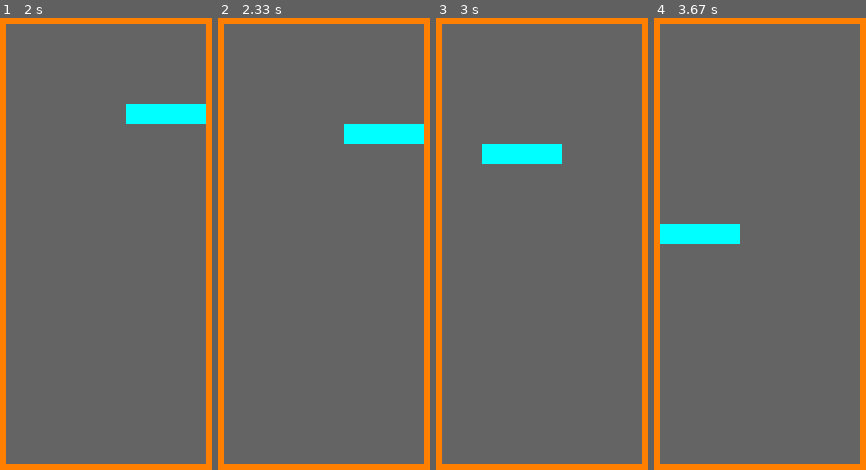
Above: before the commit, frames 1-4 (left to right).
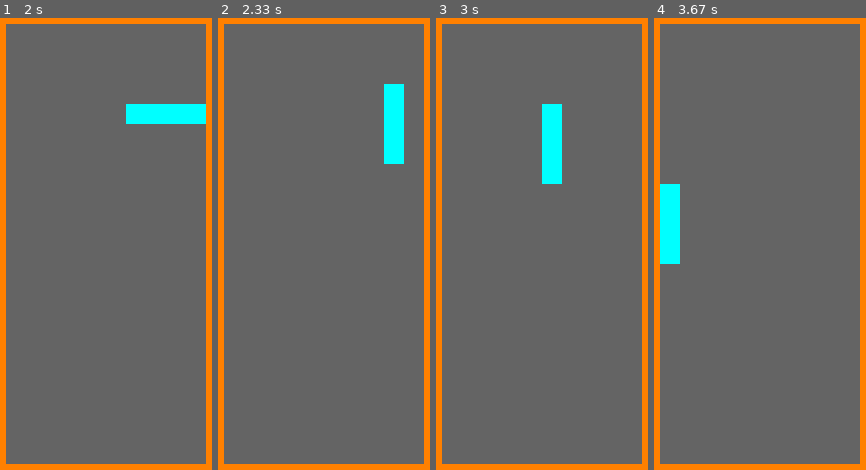
Above: after the commit, the same moments.

Repository: roscale/tetris-pygame
Game: pygame game, started from tetris-pygame.py
Two runs of this game, one before a commit and one after it. Both use one fixed random seed, a clock stepped at 60 frames per second and the inputs below.
Inputs:
- Up to frame 1 (2 s): hold Z 0.33-0.8 s; hold Right 0.33-0.8 s; tap S at 0.83 s; hold Up from 1.67 s (still down)
- Up to frame 2 (2.33 s): release Up at 2.13 s; hold Right from 2.17 s (still down)
- Up to frame 3 (3 s): release Right at 2.63 s; hold Left from 2.67 s (still down)
- Up to frame 4 (3.67 s): release Left at 3.2 s; hold Down 3.23-3.53 s; hold Left from 3.57 s (still down); tap Z at 3.63 s

Frame 1 is identical in both runs. In frame 2, 2.5% of the frame differs, in the area x 59-98%, y 14-33%; in frame 3, 2.5%; in frame 4, 2.5%.

Commit message:
Base du jeu, collisions, rotation, ligne complète

Diff:
--- a/tetris-pygame.py
+++ b/tetris-pygame.py
@@ -1,8 +1,8 @@
 import pygame, sys, random
+from pygame.locals import *
 import copy
-from pygame.locals import *
-
-class Point():
+
+class Point:
     def __init__(self, tup):
         self.x = tup[0]
         self.y = tup[1]
@@ -11,7 +11,7 @@
     def __eq__(self, other):
         return self.x == other.x and self.y == other.y
 
-class Block():
+class Block:
     def __init__(self, type_block, couleur):
         self.type_block = type_block
         self.couleur = couleur
@@ -22,47 +22,109 @@
         self.longueur = x
         self.largeur = y
 
+    def efface_lignes_completes(self):
+        collone = 1
+        ligne = self.largeur - 2
+
+        while ligne >= 1:
+            ### Vérifie si la ligne est complète
+            complete = True
+            for collone in range(1, self.longueur - 1):
+                #print(self.matrice[collone][ligne].type_block)
+                if self.matrice[collone][ligne].type_block != "obstacle":
+                    complete = False
+                    #print("({}, {})".format(ligne, collone))
+
+            if complete is True:
+                print("({}, {})".format(ligne, collone))
+                for ligne_c in range(ligne, 1, -1):
+                    for collone_c in range(1, self.longueur - 1):
+                        print(self.matrice[collone_c][ligne_c].type_block)
+                        self.matrice[collone_c][ligne_c] = self.matrice[collone_c][ligne_c - 1]
+            else:
+                ligne -= 1
+            #print("\n")
 
 class Piece:
-    direction2pos = {"down" : (0, +1), "left" : (-1, 0), "right" : (+1, 0)}
+    directions = {"down":(0, +1), "left":(-1, 0), "right":(+1, 0), "meme":(0, 0)}
 
     def __init__(self):
         copyP = copy.deepcopy(PIECES)
         piece_choisi = random.choice(copyP)
 
+        self.rotation = 0
+        self.rotation_actuelle = 0
         self.couleur = piece_choisi[0]
-        self.centre = piece_choisi[1]
-        self.liste_blocks = piece_choisi[2:]
+
+        self.liste_blocks = []
+        for i in range(1, 14, 4):
+            self.liste_blocks.append(piece_choisi[i:i+4])
         #print(PIECES[0])
 
 
-    def verif_pos(self, direction):
-        direction = Point(Piece.direction2pos[direction])
+    def verif_pos(self, direction="meme", rotation=None):
+        direction = Point(Piece.directions[direction])
+
+        if rotation is None:
+            rotation = self.rotation_actuelle
+
         ### Vérifie et modifie les coordonés ###
         verif = True
-        for block in self.liste_blocks:
-            if grille.matrice[block.x + direction.x][block.y + direction.y].type_block == "block" and Point((block.x + direction.x, block.y + direction.y)) not in self.liste_blocks:
+        for block in self.liste_blocks[rotation]:
+            # try:
+            # print(grille.matrice[block.x + direction.x][block.y + direction.y].type_block)
+            if grille.matrice[block.x + direction.x][block.y + direction.y].type_block == "obstacle":
+                # print("DA")
                 verif = False
                 break
+        # except:
+            # verif = False
+            # break
         return verif
 
-    def actualise_pos(self, direction):
-        direction = Point(Piece.direction2pos[direction])
+    def actualise_pos(self, direction="meme", rotation=None):
+        direction = Point(Piece.directions[direction])
+
+        if rotation is None:
+            rotation = self.rotation_actuelle
+
         ### Efface ###
-        for block in self.liste_blocks:
+        #print(self.liste_blocks[0])
+        for block in self.liste_blocks[self.rotation_actuelle]:
             grille.matrice[block.x][block.y] = ESPACE
-            print("EFFACE")
-
+            #print("EFFACE")
+
+        c = 0
         ### Actualise les valeurs ###
-        for block_pos in range(len(self.liste_blocks)):
-            self.liste_blocks[block_pos].x += direction.x
-            self.liste_blocks[block_pos].y += direction.y
-            print("ACTUALISE VALEURS")
+        for rot in range(len(self.liste_blocks)):
+            for block_pos in range(len(self.liste_blocks[rot])):
+                self.liste_blocks[rot][block_pos].x += direction.x
+                self.liste_blocks[rot][block_pos].y += direction.y
+                #print("ACTUALISE VALEURS")
+                c += 1
+                # print("len rot {}".format(len(self.liste_blocks)))
+                # print("({}, {})".format(self.liste_blocks[rot][block_pos].x, self.liste_blocks[rot][block_pos].y))
+        print(c)
 
         ### Actualise la grille ###
-        for block in self.liste_blocks:
-            print("ACTUALISE GRILLE")
+        for block in self.liste_blocks[rotation]:
+            #print("ACTUALISE GRILLE")
             grille.matrice[block.x][block.y] = Block("block", self.couleur)
+
+        self.rotation_actuelle = rotation
+
+    def tourner(self):
+        ### Faire le cycle des rotations
+        self.rotation += 1
+        if self.rotation > 3:
+            self.rotation = 0
+
+        if self.verif_pos(rotation=self.rotation) is True:
+            self.actualise_pos(rotation=self.rotation)
+        else:
+            ### Revenir à la rotation précédente
+            self.rotation -= 1
+
 
 
 
@@ -126,7 +188,7 @@
 ROUGE = (255, 0, 0)
 
 ESPACE = Block("espace", BG)
-MUR = Block("block", ORANGE)
+MUR = Block("obstacle", ORANGE)
 
 # BLOCK_CYAN = ["block", CYAN]
 # BLOCK_BLEU = ["block", BLEU ]
@@ -138,13 +200,41 @@
 
 # BLOCKS = [BLOCK_CYAN, BLOCK_BLEU, BLOCK_ORANGE, BLOCK_JAUNE, BLOCK_LIME, BLOCK_MAUVE, BLOCK_ROUGE]
 
-PIECE_I = [CYAN, Point((0, 0)), Point((4, 1)), Point((5, 1)), Point((6, 1)), Point((7, 1))]
-PIECE_J = [BLEU, Point((0, 0)), Point((4, 1)), Point((4, 2)), Point((5, 2)), Point((6, 2))]
-PIECE_L = [ORANGE, Point((0, 0)), Point((6, 1)), Point((4, 2)), Point((5, 2)), Point((6, 2))]
-PIECE_O = [JAUNE, Point((0, 0)), Point((5, 1)), Point((6, 1)), Point((5, 2)), Point((6, 2))]
-PIECE_S = [LIME, Point((0, 0)), Point((5, 1)), Point((6, 1)), Point((4, 2)), Point((5, 2))]
-PIECE_T = [MAUVE, Point((0, 0)), Point((5, 1)), Point((4, 2)), Point((5, 2)), Point((6, 2))]
-PIECE_Z = [ROUGE, Point((0, 0)), Point((4, 1)), Point((5, 1)), Point((5, 2)), Point((6, 2))]
+PIECE_I = [CYAN, Point((4, 1)), Point((5, 1)), Point((6, 1)), Point((7, 1)),
+                 Point((5, -1)), Point((5, 0)), Point((5, 1)), Point((5, 2)),
+                 Point((4, 1)), Point((5, 1)), Point((6, 1)), Point((7, 1)),
+                 Point((5, -1)), Point((5, 0)), Point((5, 1)), Point((5, 2))]
+
+PIECE_J = [BLEU, Point((4, 1)), Point((4, 2)), Point((5, 2)), Point((6, 2)),
+                 Point((5, 1)), Point((6, 1)), Point((5, 2)), Point((5, 3)),
+                 Point((4, 2)), Point((5, 2)), Point((6, 2)), Point((6, 3)),
+                 Point((5, 1)), Point((5, 2)), Point((4, 3)), Point((5, 3))]
+
+PIECE_L = [ORANGE, Point((6, 1)), Point((4, 2)), Point((5, 2)), Point((6, 2)),
+                   Point((5, 1)), Point((5, 2)), Point((5, 3)), Point((6, 3)),
+                   Point((4, 2)), Point((5, 2)), Point((6, 2)), Point((4, 3)),
+                   Point((4, 1)), Point((5, 1)), Point((5, 2)), Point((5, 3))]
+
+PIECE_O = [JAUNE, Point((5, 1)), Point((6, 1)), Point((5, 2)), Point((6, 2)),
+                  Point((5, 1)), Point((6, 1)), Point((5, 2)), Point((6, 2)),
+                  Point((5, 1)), Point((6, 1)), Point((5, 2)), Point((6, 2)),
+                  Point((5, 1)), Point((6, 1)), Point((5, 2)), Point((6, 2))]
+
+PIECE_S = [LIME, Point((5, 1)), Point((6, 1)), Point((4, 2)), Point((5, 2)),
+                 Point((5, 0)), Point((5, 1)), Point((6, 1)), Point((6, 2)),
+                 Point((5, 1)), Point((6, 1)), Point((4, 2)), Point((5, 2)),
+                 Point((5, 0)), Point((5, 1)), Point((6, 1)), Point((6, 2))]
+
+PIECE_T = [MAUVE, Point((5, 1)), Point((4, 2)), Point((5, 2)), Point((6, 2)),
+                  Point((5, 1)), Point((5, 2)), Point((6, 2)), Point((5, 3)),
+                  Point((4, 2)), Point((5, 2)), Point((6, 2)), Point((5, 3)),
+                  Point((5, 1)), Point((4, 2)), Point((5, 2)), Point((5, 3))]
+
+PIECE_Z = [ROUGE, Point((4, 1)), Point((5, 1)), Point((5, 2)), Point((6, 2)),
+                  Point((6, 0)), Point((5, 1)), Point((6, 1)), Point((5, 2)),
+                  Point((4, 1)), Point((5, 1)), Point((5, 2)), Point((6, 2)),
+                  Point((6, 0)), Point((5, 1)), Point((6, 1)), Point((5, 2))]
+
 
 PIECES = (PIECE_I, PIECE_J, PIECE_L, PIECE_O, PIECE_S, PIECE_T, PIECE_Z)
 
@@ -173,9 +263,8 @@
 
         if event.type == pygame.KEYDOWN:
             if Var.GAME_OVER == False and Var.PAUSED == False:
-                # if (event.key == pygame.K_UP or event.key == pygame.K_z):
-                #     if piece.verif_pos("up") is True:
-                #         piece.actualise_pos("up")
+                if (event.key == pygame.K_UP or event.key == pygame.K_z):
+                    piece.tourner()
                 if (event.key == pygame.K_DOWN or event.key == pygame.K_s):
                     if piece.verif_pos("down") is True:
                         piece.actualise_pos("down")
@@ -209,6 +298,13 @@
                 piece.actualise_pos("down")
                 tm = pygame.time.get_ticks()
             else:
+                ### Trensforme la pièce dans un obstacle
+                for block in piece.liste_blocks[piece.rotation_actuelle]:
+                    print("ACTUALISE GRILLE")
+                    grille.matrice[block.x][block.y] = Block("obstacle", piece.couleur)
+                    grille.efface_lignes_completes()
+
+                ### Spawn une nouvelle pièce
                 piece = Piece()
 
     # if Var.PAUSED == True:
